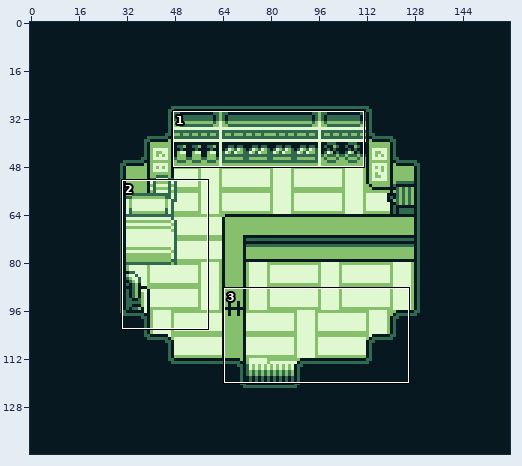
Two states of a sprite sheet, PFGBC/assets/backgrounds/shop_sealeo_harbor.png. The picture above shows the old version from afar; the outline marks the close-up.
Close-up. Before the edit:
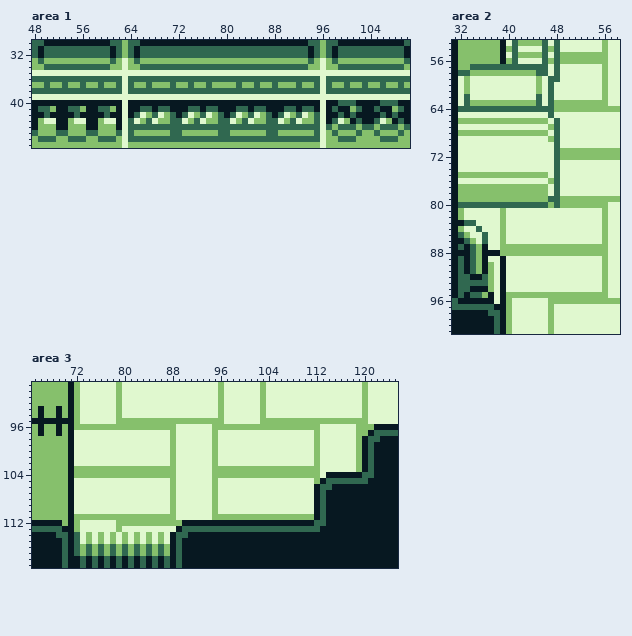
The file is 160x144 pixels. Colours within 5 levels of each other are drawn and written as one. Shown: area 1: x 48..110, y 30..47; area 2: x 31..58, y 53..101; area 3: x 65..125, y 89..119.
The same view after the edit:
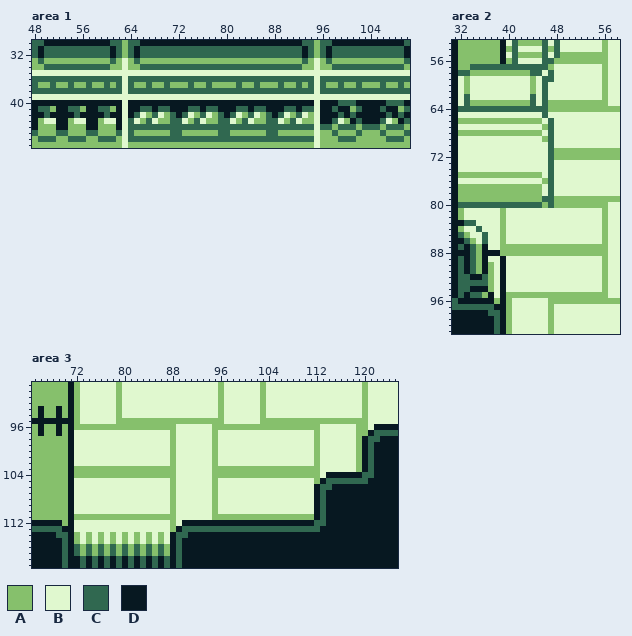
Palette (. is transparent): A #86c06c  B #e0f8cf  C #306850  D #071821
Diff:
Area 1:
Colour B becomes colour A in rows 33 to 34 at x 96; in rows 45 to 47 at x 96.
Colour C becomes colour A in rows 30 to 32 at x 95; in row 33 at x 94 and 98; in row 34 at x 93; in row 37 at x 50, 53, 56, 59, 71, 88, 97, 100 and 103; in row 41 at x 109; in row 44 at x 106 and 110.
Colour C becomes colour A in row 45 at x 105 and 109; in row 46 at x 106.
Colour D becomes colour A in row 43 at x 108.
Colour A becomes colour B in rows 33 to 34 at x 95; in row 43 at x 107; in row 47 at x 95.
Colour C becomes colour B in rows 36 to 38 at x 95; in rows 42 to 46 at x 95.
Colour D becomes colour B in rows 40 to 41 at x 95.
Colour A becomes colour C in rows 30 to 32 at x 96; in row 33 at x 93 and 97; in row 34 at x 98; in row 37 at x 48, 51, 54, 57, 60, 70, 89, 94, 99 and 102; in row 44 at x 105 and 109; in row 45 at x 106 and 110.
Colour A becomes colour C in row 46 at x 109.
Colour B becomes colour C in rows 36 to 38 at x 96; in row 43 at x 106; in row 44 at x 96.
Colour D becomes colour C in row 30 at x 93; in rows 31 to 32 at x 94 and 98; in row 40 at x 109; in row 41 at x 106 and 110; in row 42 at x 107 and 109; in row 43 at x 110.
Colour A becomes colour D in row 41 at x 108.
Colour B becomes colour D in rows 40 to 43 at x 96.
Colour C becomes colour D in row 30 at x 98; in rows 31 to 32 at x 93 and 97; in row 40 at x 106; in row 41 at x 105; in row 42 at x 106 and 108; in row 43 at x 105 and 109.
Area 2:
Colour B becomes colour A in row 57 at x 47; in rows 59 to 61 at x 44; in row 67 at x 46; in row 69 at x 46; in row 76 at x 46; in row 96 at x 38.
Colour C becomes colour A in row 56 at x 48; in rows 63 to 64 at x 47; in rows 71 to 72 at x 48; in row 79 at x 48; in row 80 at x 46 and 48.
Colour A becomes colour B in rows 59 to 61 at x 45; in row 66 at x 46; in row 68 at x 46; in row 75 at x 46; in rows 77 to 78 at x 46.
Colour C becomes colour B in row 57 at x 48; in row 58 at x 46 and 48; in row 59 at x 48; in rows 60 to 61 at x 47; in row 62 at x 45 and 47; in row 63 at x 45.
Colour C becomes colour B in row 65 at x 47; in rows 66 to 70 at x 48; in rows 73 to 78 at x 48.
Colour A becomes colour C in row 56 at x 47; in row 58 at x 44; in row 63 at x 44; in row 67 at x 47; in row 69 at x 47; in row 76 at x 47.
Colour A becomes colour C in row 79 at x 46; in row 80 at x 47.
Colour B becomes colour C in row 58 at x 47; in rows 59 to 61 at x 46; in row 62 at x 44 and 46; in row 63 at x 46; in row 65 at x 46; in row 66 at x 47.
Colour B becomes colour C in row 68 at x 47; in rows 70 to 75 at x 47; in rows 77 to 78 at x 47.
Area 3:
Colour B becomes colour A in row 113 at x 88.
Colour C becomes colour A in rows 114 to 115 at x 72.
Colour A becomes colour B in row 96 at x 121; in row 112 at x 72, 79 to 87 and 89; in row 113 at x 72 and 79.
